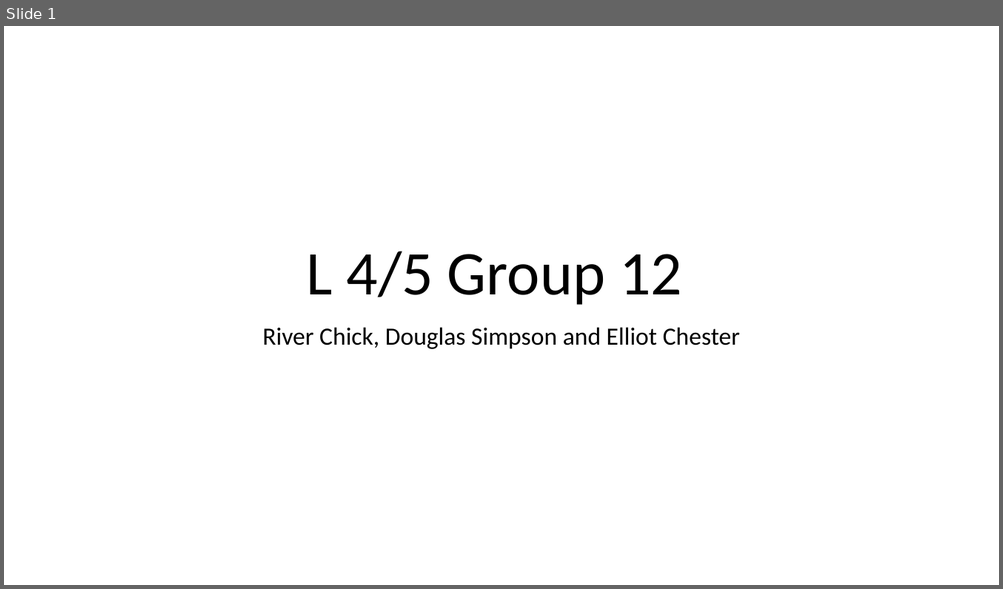
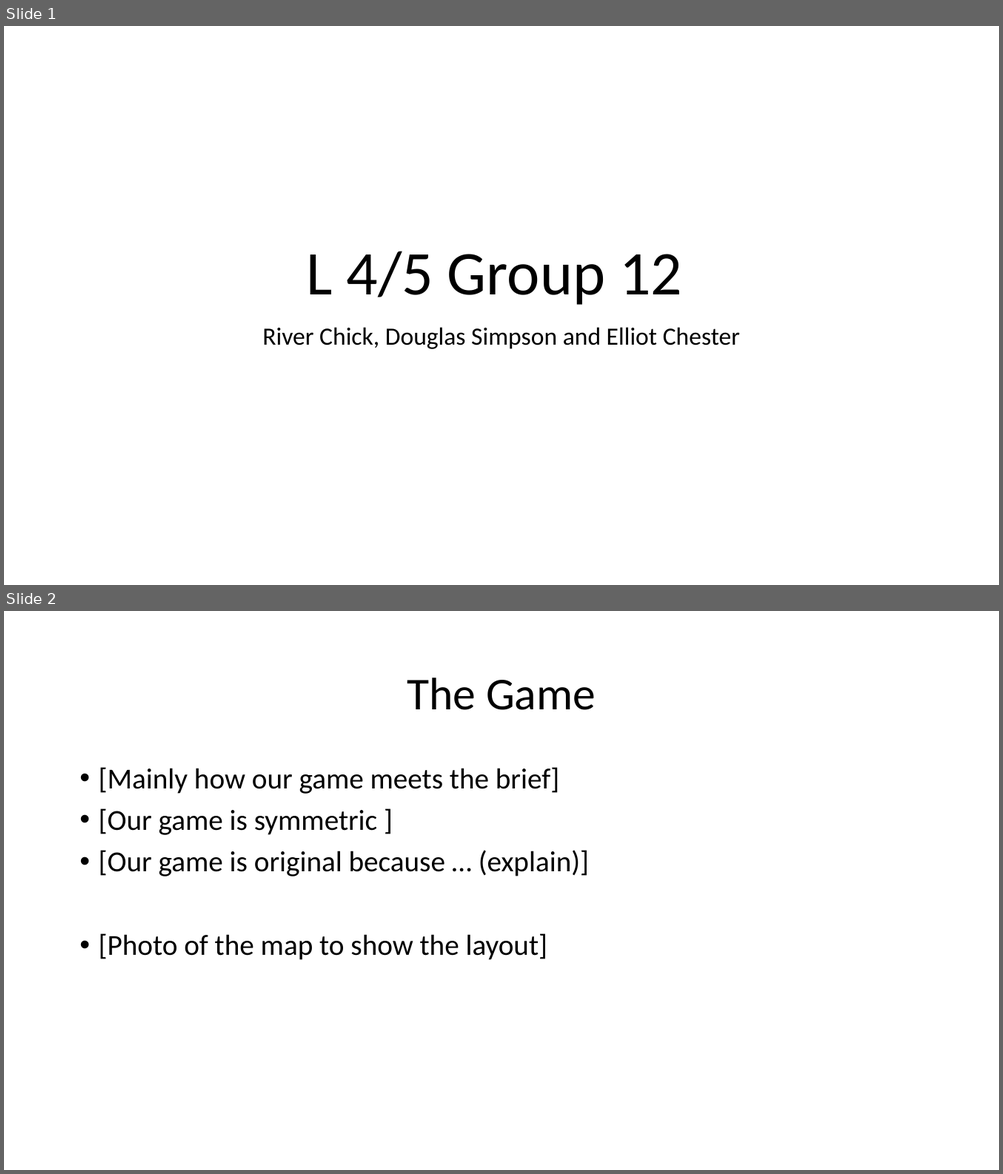
Before and after one commit to UoSGamesGroups/second-semester-s2-level-4-5-group-12, a slide deck: Assets/Research/Week 9.pptx. Shown one above the other, each under a label of ours: slide 1 before the commit, slides 1 and 2 after it. The pictures are 1003x589 and 1003x1174 pixels, drawn with LibreOffice and Linux fonts; fonts in the diff are those of the drawing. Boxes give left, top, right and bottom in pixels: in the first picture for what was removed or moved away, otherwise in the second. Text is boxed around its words. In the diff, an @@ line names an element or a change of style, - is before the commit and + after.

```diff
--- a/Assets/Research/Week 9.pptx
+++ b/Assets/Research/Week 9.pptx
@@ slide 2 added at (x1=4, y1=611, x2=999, y2=1170), background #FFFFFF @@
@@ title added at (x1=407, y1=678, x2=595, y2=710), 44 pt, text #000000 @@
+The Game
@@ text added at (x1=99, y1=767, x2=589, y2=960), 28 pt, text #000000 @@
+• [Mainly how our game meets the brief]
+• [Our game is symmetric ]
+• [Our game is original because … (explain)]
+• [Photo of the map to show the layout]
```
Also in this commit, not shown: 3 slides changed, 4 other slides added.
